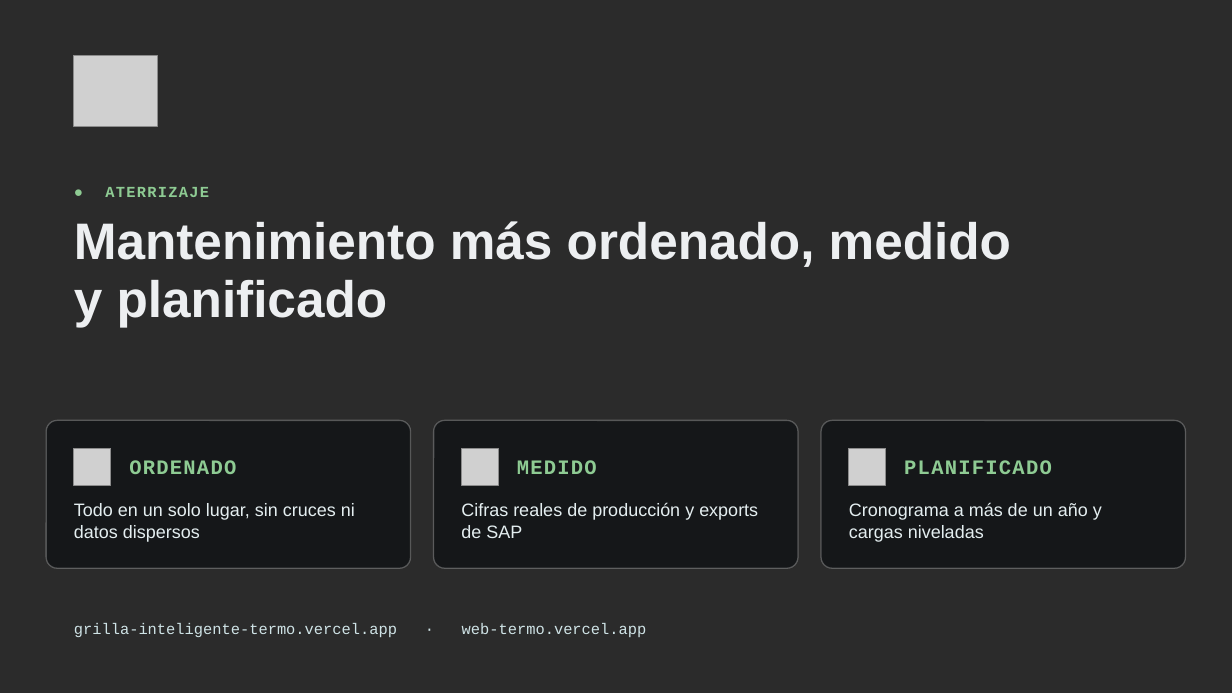
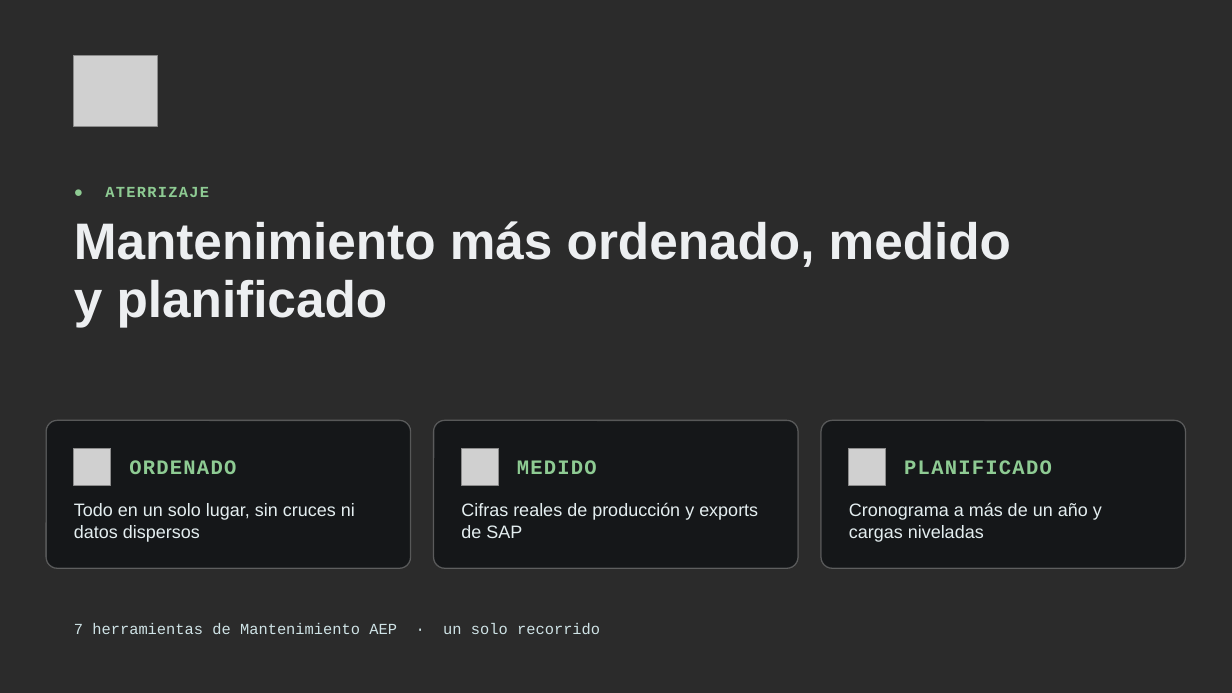
Before and after one commit to priscilacaputo/Presentaci-n-, a slide deck: slide 24 of presentacion/Presentacion_Mantenimiento_AEP.pptx (slide 9 before the commit). Drawn at 1232x693 pixels with LibreOffice and Linux fonts; fonts in the diff are those of the drawing; grey boxes stand for pictures; background and template pictures are left out; a plain dark background stands for a picture behind light text. Boxes give left, top, right and bottom in pixels: in the first picture for what was removed or moved away, otherwise in the second. Text is boxed around its words. In the diff, an @@ line names an element or a change of style, - is before the commit and + after.

```diff
--- a/presentacion/Presentacion_Mantenimiento_AEP.pptx
+++ b/presentacion/Presentacion_Mantenimiento_AEP.pptx
@@ text at <box>74,623,600,634</box>: text changed @@
-grilla-inteligente-termo.vercel.app · web-termo.vercel.app
+7 herramientas de Mantenimiento AEP · un solo recorrido
```
Also in this commit, not shown: 3 other slides changed, 15 slides added, 11 other files.
